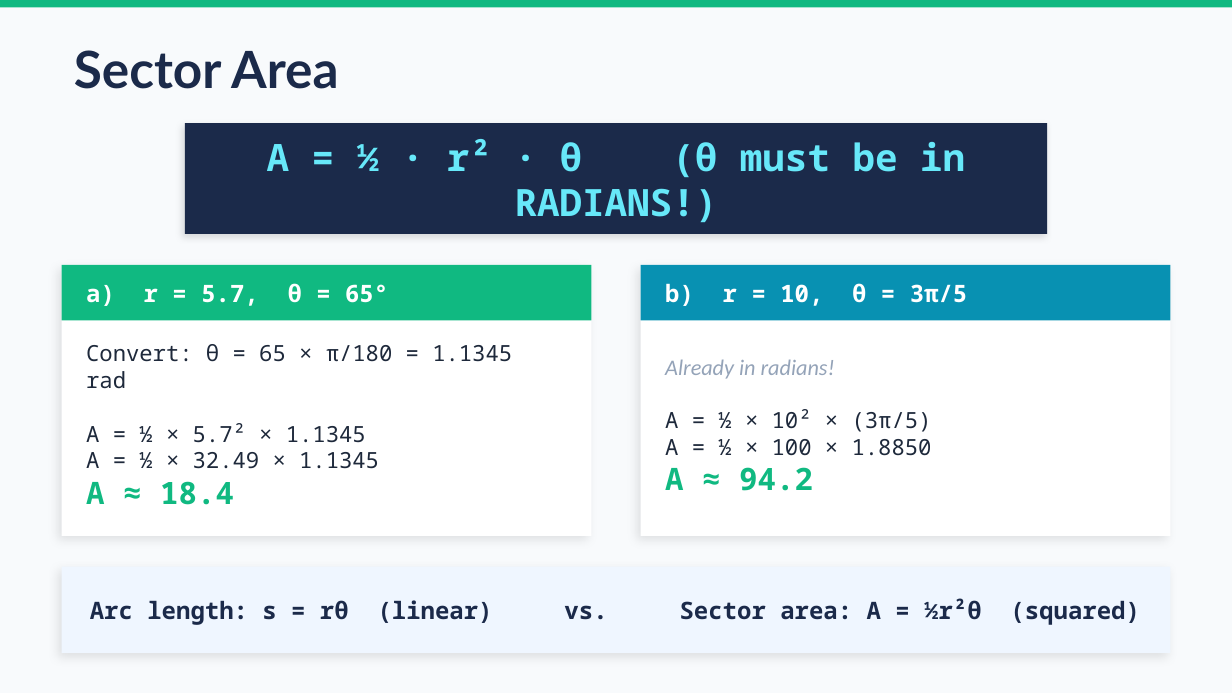
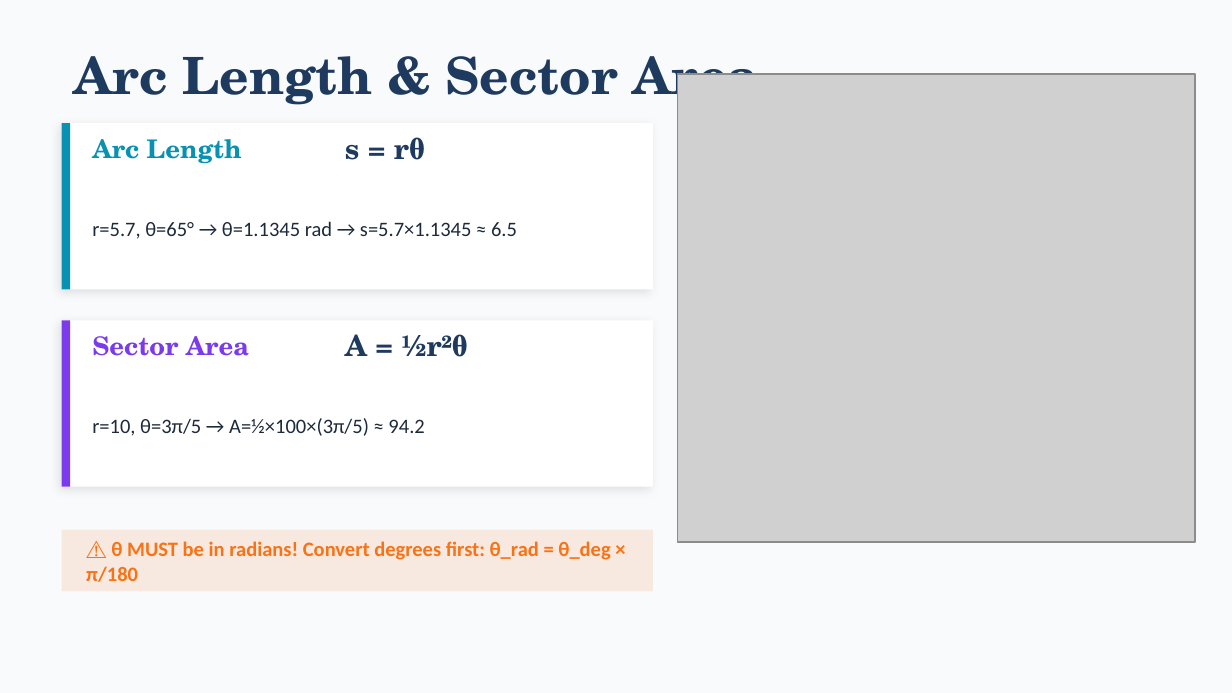
Before and after one commit to andrewhvolk/andrewhvolk.github.io, a slide deck: slide 6 of slides/Math130Unit2E.pptx (slide 13 before the commit). Drawn at 1232x693 pixels with LibreOffice and Linux fonts; fonts in the diff are those of the drawing; grey boxes stand for pictures. Boxes give left, top, right and bottom in pixels: in the first picture for what was removed or moved away, otherwise in the second. Text is boxed around its words. In the diff, an @@ line names an element or a change of style, - is before the commit and + after.

```diff
--- a/slides/Math130Unit2E.pptx
+++ b/slides/Math130Unit2E.pptx
@@ rectangle removed at [0, 0, 1232, 7] @@
@@ text at [74, 56, 759, 111]: text changed; font Lato to TeX Gyre Schola; text colour #1B2A4A to #1E3A5F @@
-Sector Area
+Arc Length & Sector Area
@@ picture added at [678, 74, 1195, 542] @@
@@ rectangle added at [62, 123, 653, 290], fill #FFFFFF @@
@@ rectangle added at [62, 123, 70, 290], fill #0891B2 @@
@@ text added at [92, 139, 242, 164], 15 pt, text #0891B2, bold @@
+Arc Length
@@ rectangle removed at [185, 123, 1047, 234] @@
@@ text removed at [267, 139, 965, 177] @@
-A = ½ · r² · θ (θ must be in RADIANS!)
@@ text added at [345, 137, 425, 160], 17 pt, text #1E3A5F, bold @@
+s = rθ
@@ text removed at [515, 188, 932, 491] @@
-Already in radians!
-A = ½ × 10² × (3π/5)
-A = ½ × 100 × 1.8850
-A ≈ 94.2
@@ text at [92, 221, 517, 239]: text changed; size 14 to 12 pt; font Noto Sans Mono to Calibri; text colour #FFFFFF to #1E293B; bold off @@
-a) r = 5.7, θ = 65°
+r=5.7, θ=65° → θ=1.1345 rad → s=5.7×1.1345 ≈ 6.5
@@ rectangle removed at [62, 265, 591, 320] @@
@@ rectangle removed at [641, 265, 1170, 536] @@
@@ rectangle removed at [641, 265, 1170, 320] @@
@@ text removed at [665, 283, 968, 306] @@
-b) r = 10, θ = 3π/5
@@ rectangle: place and size @@
-rectangle at [62, 265, 591, 536]
+rectangle at [62, 320, 653, 487]
@@ rectangle at [62, 320, 653, 487]: shadow changed @@
@@ rectangle added at [62, 320, 70, 487], fill #7C3AED @@
@@ text added at [92, 336, 249, 356], 15 pt, text #7C3AED, bold @@
+Sector Area
@@ text added at [345, 334, 468, 357], 17 pt, text #1E3A5F, bold @@
+A = ½r²θ
@@ text at [92, 418, 424, 436]: text changed; size 13 to 12 pt; font Noto Sans Mono to Calibri @@
-Convert: θ = 65 × π/180 = 1.1345 rad
-A = ½ × 5.7² × 1.1345
-A = ½ × 32.49 × 1.1345
-A ≈ 18.4
+r=10, θ=3π/5 → A=½×100×(3π/5) ≈ 94.2
@@ rectangle added at [62, 530, 653, 591], fill #F97316 at 12% opacity @@
@@ rectangle removed at [62, 567, 1170, 653] @@
@@ text added at [86, 541, 610, 582], 12 pt, text #F97316, bold @@
+⚠ θ MUST be in radians! Convert degrees first: θ_rad = θ_deg × π/180
@@ text removed at [90, 598, 1139, 625] @@
-Arc length: s = rθ (linear) vs. Sector area: A = ½r²θ (squared)
```
Also in this commit, not shown: 9 other slides changed, 3 slides added, 15 slides removed, 4 other files.
